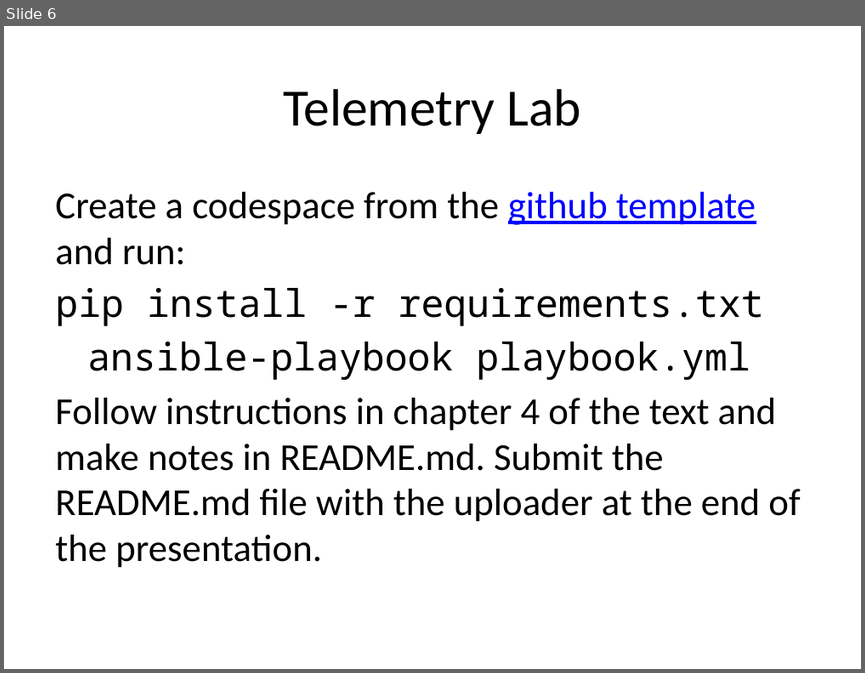
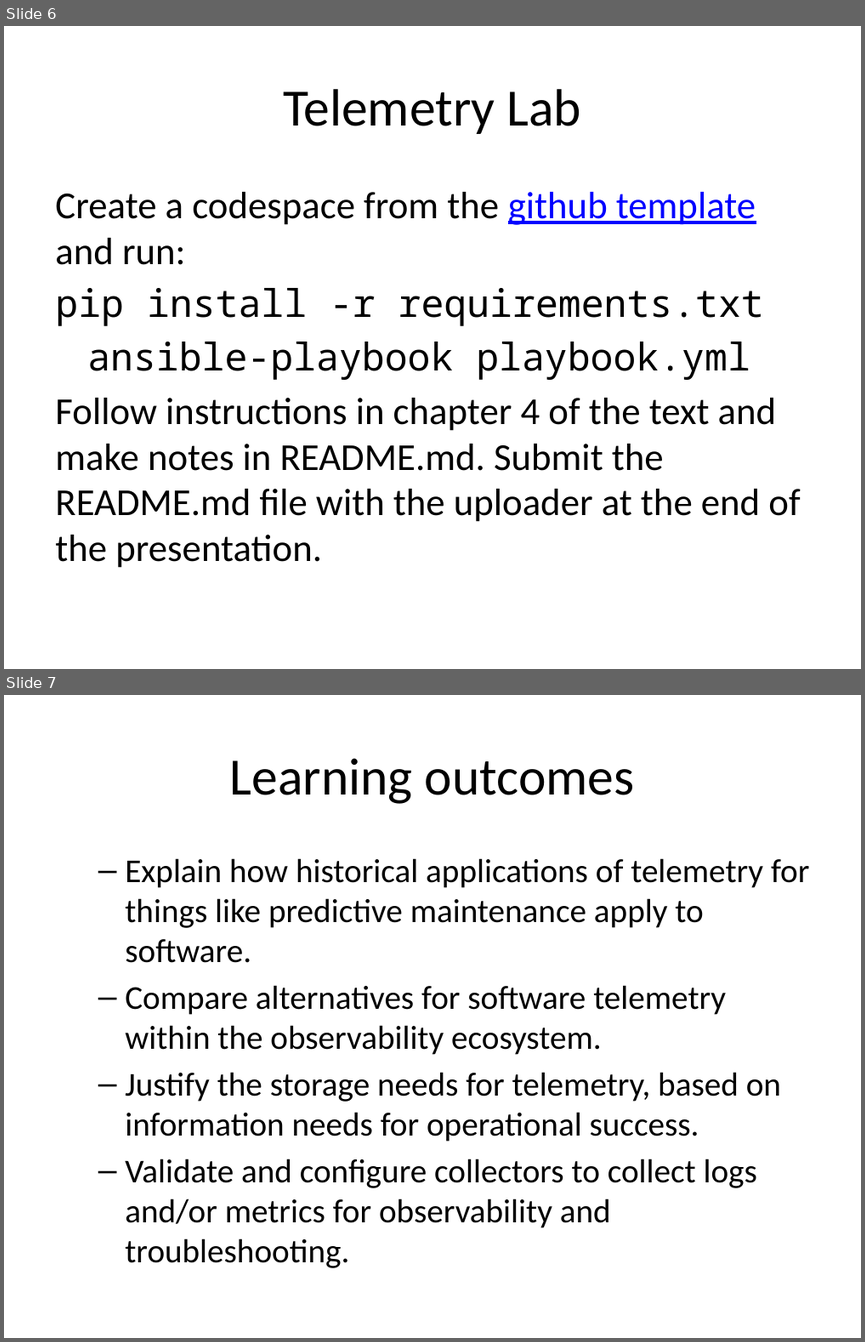
Before and after one commit to rhildred/INFO8985, a slide deck: telemetry/slides.pptx. Shown one above the other, each under a label of ours: slide 6 before the commit, slides 6 and 7 after it. The pictures are 865x673 and 865x1342 pixels, drawn with LibreOffice and Linux fonts; fonts in the diff are those of the drawing. Boxes give left, top, right and bottom in pixels: in the first picture for what was removed or moved away, otherwise in the second. Text is boxed around its words. In the diff, an @@ line names an element or a change of style, - is before the commit and + after.

```diff
--- a/telemetry/slides.pptx
+++ b/telemetry/slides.pptx
@@ slide 7 added at (4, 695, 861, 1338), background #FFFFFF @@
@@ title added at (230, 758, 635, 804), 44 pt, text #000000 @@
+Learning outcomes
@@ text added at (125, 858, 809, 1268), 28 pt, text #000000 @@
+  – Explain how historical applications of telemetry for things like predictive maintenance apply to software.
+  – Compare alternatives for software telemetry within the observability ecosystem.
+  – Justify the storage needs for telemetry, based on information needs for operational success.
+  – Validate and configure collectors to collect logs and/or metrics for observability and troubleshooting.
```
Also in this commit, not shown: 13 other slides added, 17 other files.
